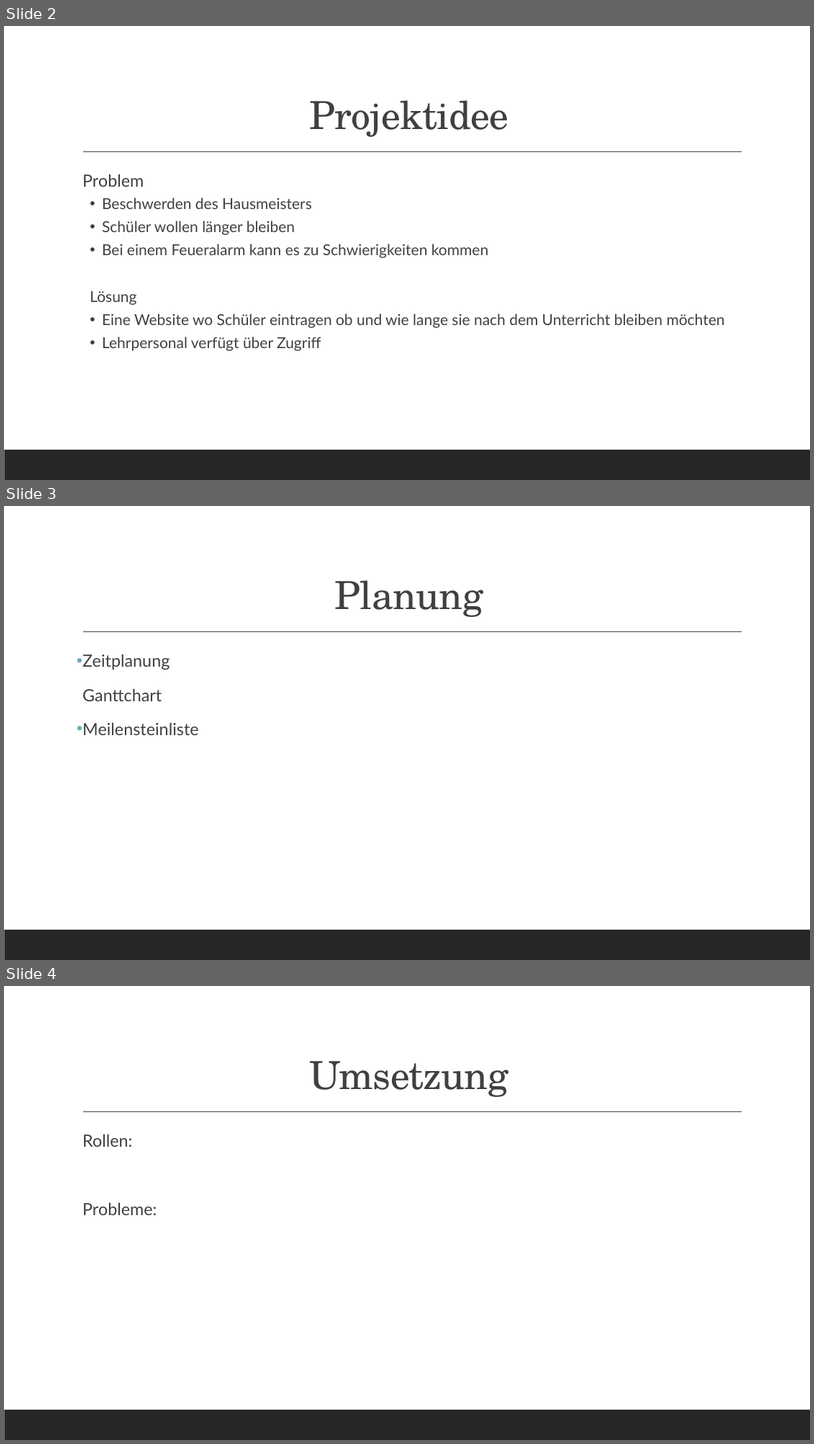
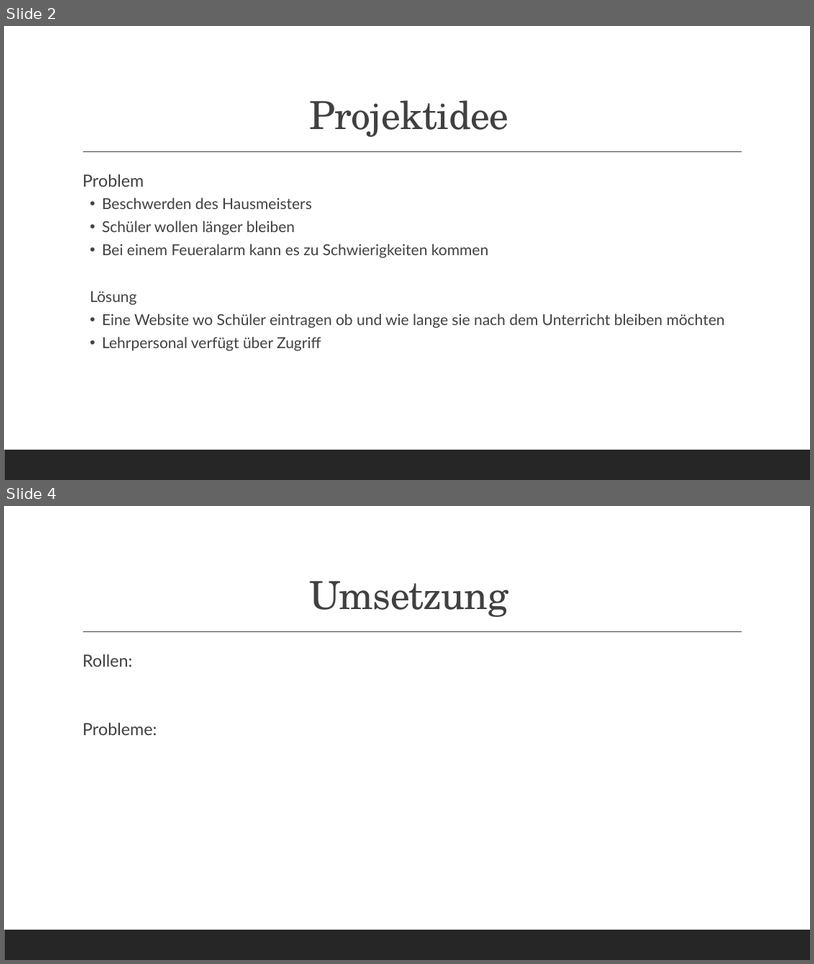
Before and after one commit to filipjosipovic/OverTime, a slide deck: Overtime.pptx. Shown one above the other, each under a label of ours: slides 2, 3 and 4 before the commit, slides 2 and 4 after it; the slides between them are not shown. The pictures are 814x1444 and 814x964 pixels, drawn with LibreOffice and Linux fonts; fonts in the diff are those of the drawing. Boxes give left, top, right and bottom in pixels: in the first picture for what was removed or moved away, otherwise in the second. Text is boxed around its words. In the diff, an @@ line names an element or a change of style, - is before the commit and + after.

```diff
--- a/Overtime.pptx
+++ b/Overtime.pptx
@@ slide 3 removed at (x1=4, y1=506, x2=810, y2=960), background #FFFFFF; not listed: 2 template elements that a slide beside it also shows @@
@@ title removed at (x1=335, y1=580, x2=484, y2=617) @@
-Planung
@@ text removed at (x1=82, y1=654, x2=198, y2=735) @@
-• Zeitplanung
-  Ganttchart
-• Meilensteinliste
```
Also in this commit, not shown: 1 slide added, 1 other file.
